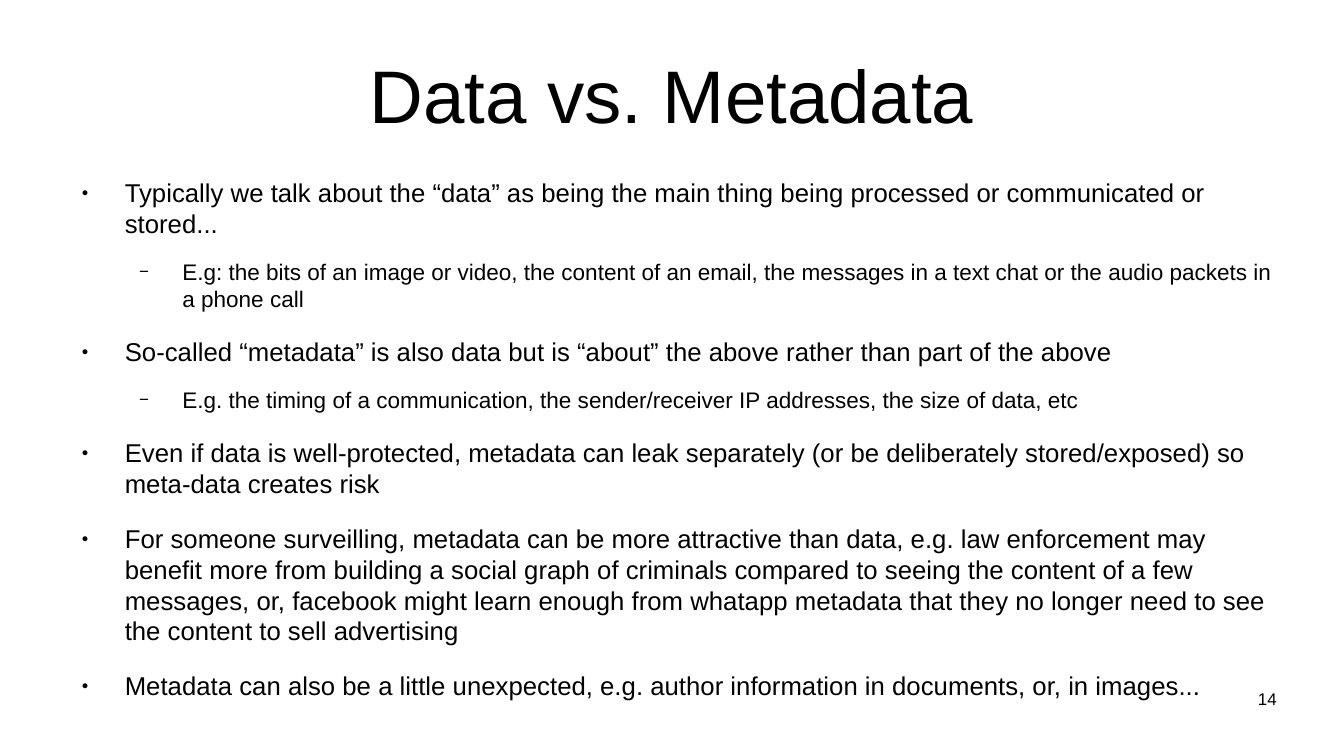
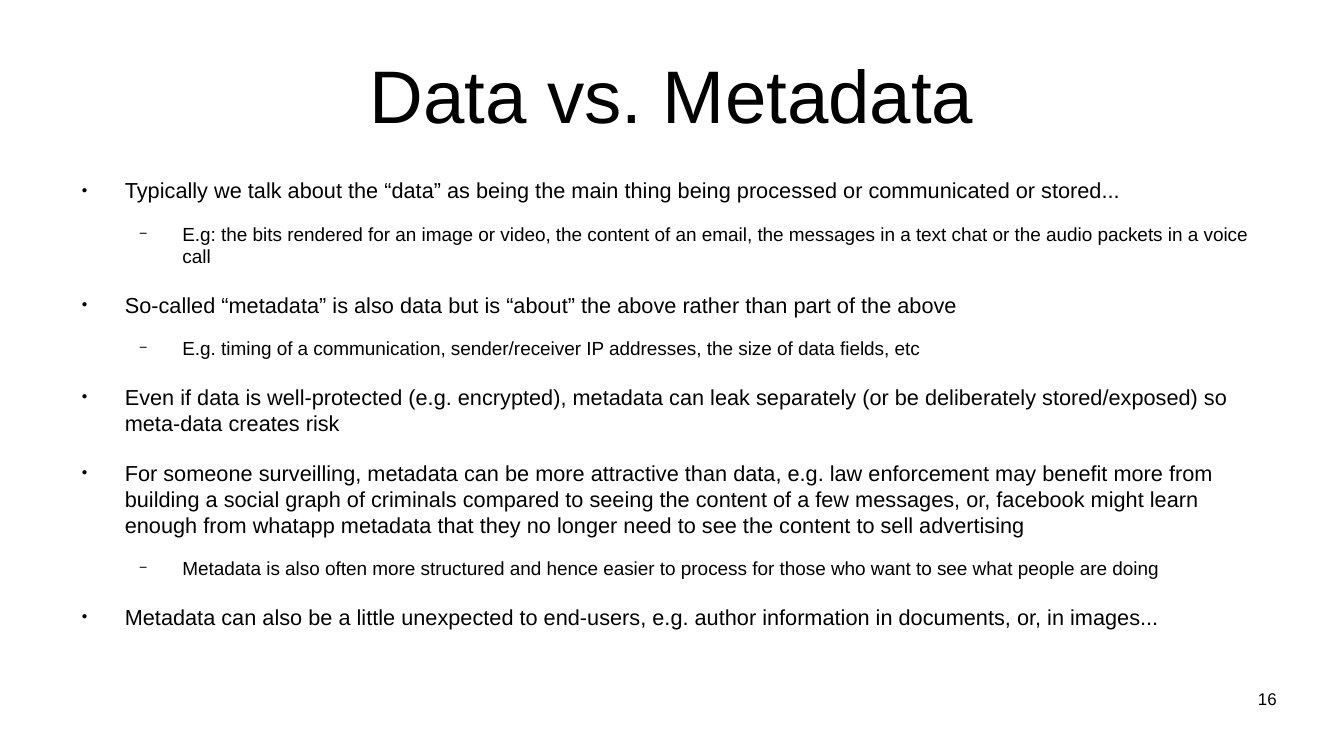
Before and after one commit to sftcd/witidtm, a slide deck: slide 16 of lectures/2022-2023/labs.odp (slide 14 before the commit). Drawn at 1344x756 pixels with LibreOffice and Linux fonts; fonts in the diff are those of the drawing. Boxes give left, top, right and bottom in pixels: in the first picture for what was removed or moved away, otherwise in the second. Text is boxed around its words. In the diff, an @@ line names an element or a change of style, - is before the commit and + after.

```diff
--- a/lectures/2022-2023/labs.odp
+++ b/lectures/2022-2023/labs.odp
@@ text at <box>125,182,1212,538</box>: size 15.2 to 12.8 pt in "Typically we talk about the “data” as ...", "So-called “metadata” is also data but is ...", "For someone surveilling, metadata can be more ..." @@
@@ text at <box>182,263,1271,312</box>: text changed; size 13.3 to 11.2 pt @@
-  − E.g: the bits of an image or video, the content of an email, the messages in a text chat or the audio packets in a phone call
+  − E.g: the bits rendered for an image or video, the content of an email, the messages in a text chat or the audio packets in a voice call
@@ text at <box>125,341,1227,432</box>: text changed; size 15.2 to 12.8 pt @@
-  − E.g. the timing of a communication, the sender/receiver IP addresses, the size of data, etc
-● Even if data is well-protected, metadata can leak separately (or be deliberately stored/exposed) so meta-data creates risk
+  − E.g. timing of a communication, sender/receiver IP addresses, the size of data fields, etc
+● Even if data is well-protected (e.g. encrypted), metadata can leak separately (or be deliberately stored/exposed) so meta-data creates risk
@@ text at <box>125,561,1158,630</box>: text changed; size 15.2 to 11.2 pt @@
-● Metadata can also be a little unexpected, e.g. author information in documents, or, in images...
+  − Metadata is also often more structured and hence easier to process for those who want to see what people are doing
+● Metadata can also be a little unexpected to end-users, e.g. author information in documents, or, in images...
@@ page number at <box>1258,693,1277,705</box>: text changed @@
-14
+16
```
Also in this commit, not shown: 9 other slides changed, 8 slides added, 5 slides removed, 1 other file.
